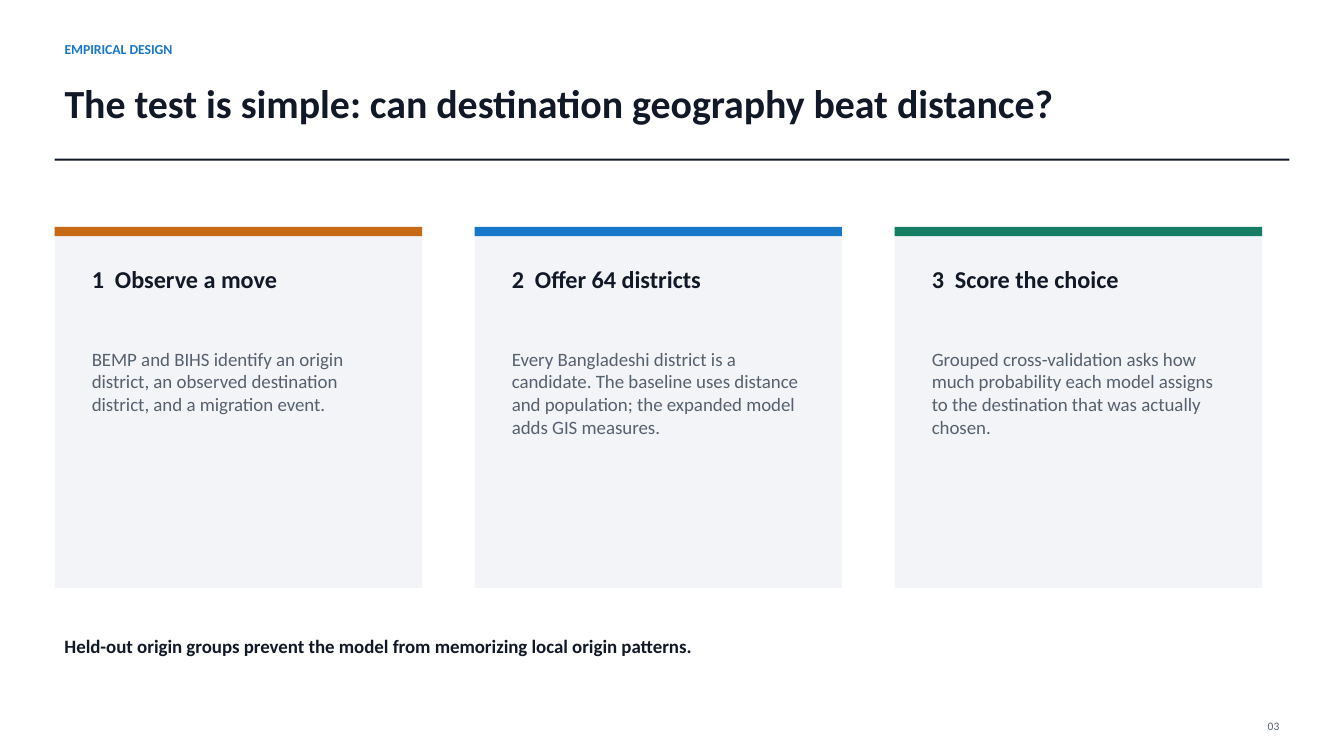
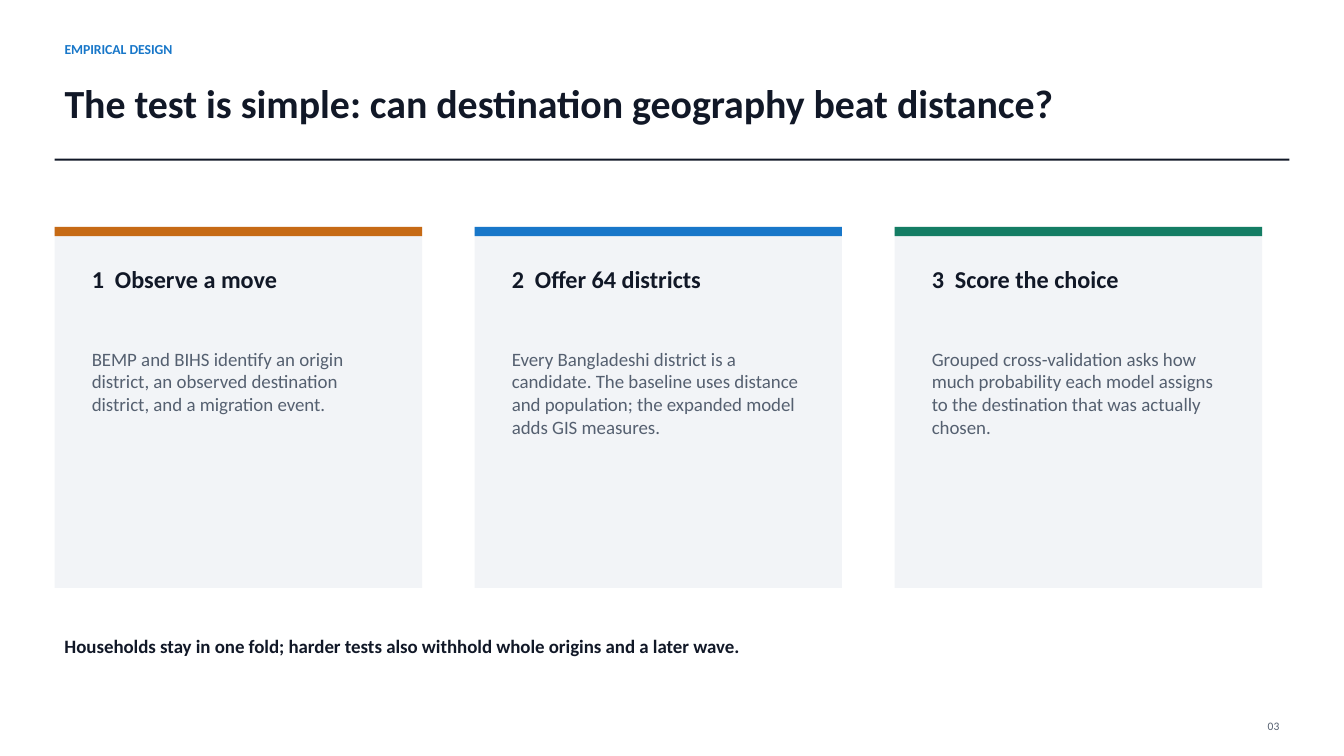
Before and after one commit to shailbelani23/bangladesh-climate-destination-choice, a slide deck: slide 3 of publication/presentation/bangladesh_climate_destination_choice_7_slide_presentation.pptx. Drawn at 1344x756 pixels with LibreOffice and Linux fonts; fonts in the diff are those of the drawing. Boxes give left, top, right and bottom in pixels: in the first picture for what was removed or moved away, otherwise in the second. Text is boxed around its words. In the diff, an @@ line names an element or a change of style, - is before the commit and + after.

```diff
--- a/publication/presentation/bangladesh_climate_destination_choice_7_slide_presentation.pptx
+++ b/publication/presentation/bangladesh_climate_destination_choice_7_slide_presentation.pptx
@@ text at (64, 639, 739, 657): text changed @@
-Held-out origin groups prevent the model from memorizing local origin patterns.
+Households stay in one fold; harder tests also withhold whole origins and a later wave.
```
Also in this commit, not shown: 2 other slides changed, 2 slides added, 2 slides removed, 15 other files.
